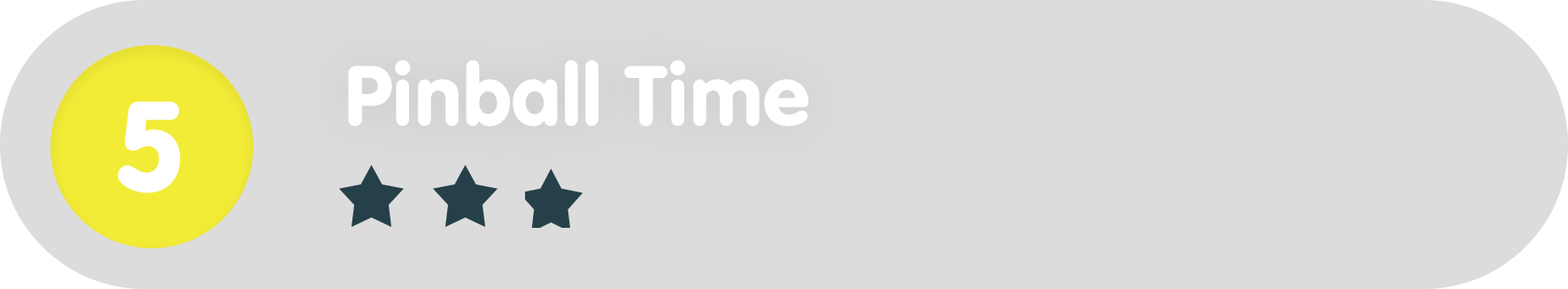
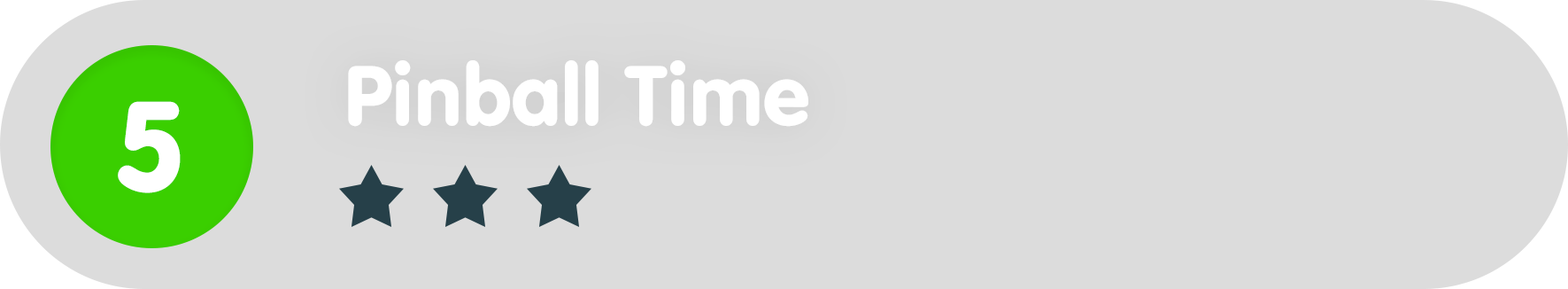
Revision of a layered w=1568, h=289 image; what changed, layer by layer:
painted on "Ellipse_green" over (50, 45, 254, 248)
